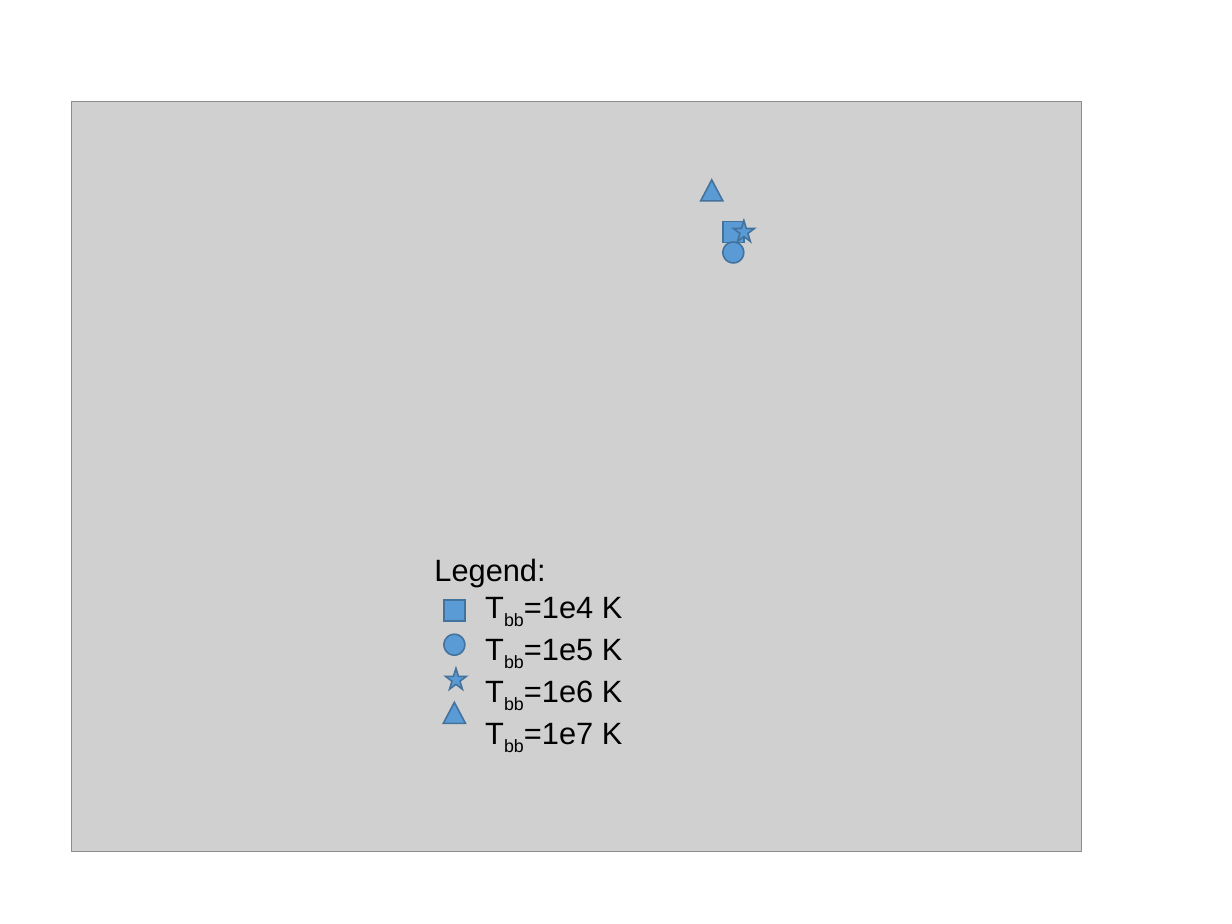
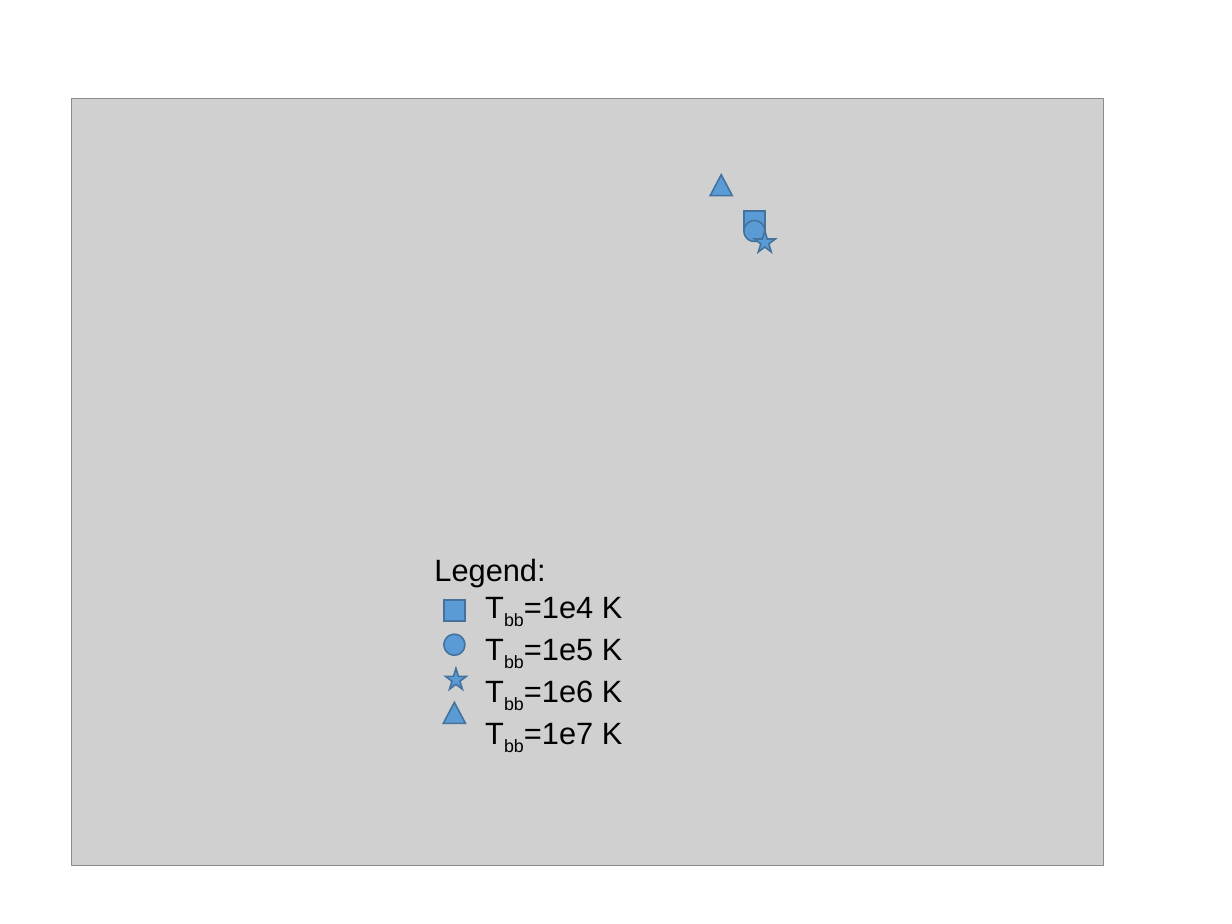
Before and after one commit to crichardson17/AGN_SED, a slide deck: slide 3 of GrovesImagesWithData.pptx. Drawn at 1232x924 pixels with LibreOffice and Linux fonts; fonts in the diff are those of the drawing; grey boxes stand for pictures. Boxes give left, top, right and bottom in pixels: in the first picture for what was removed or moved away, otherwise in the second. Text is boxed around its words. In the diff, an @@ line names an element or a change of style, - is before the commit and + after.

```diff
--- a/GrovesImagesWithData.pptx
+++ b/GrovesImagesWithData.pptx
@@ picture: place and size @@
-picture at <box>72,102,1082,851</box>
+picture at <box>72,99,1104,866</box>
@@ triangle: place and size @@
-triangle at <box>701,180,723,201</box>
+triangle at <box>710,174,732,195</box>
@@ rectangle: place and size @@
-rectangle at <box>723,222,744,242</box>
+rectangle at <box>744,211,764,231</box>
@@ ellipse: place and size @@
-ellipse at <box>723,242,744,263</box>
+ellipse at <box>744,221,764,241</box>
@@ star: place and size @@
-star at <box>733,221,754,241</box>
+star at <box>754,231,775,252</box>
```
Also in this commit, not shown: 2 other slides changed, 11 other files.
